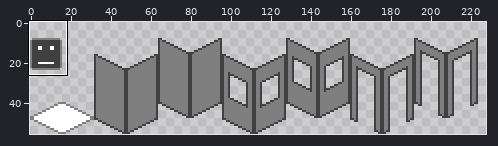
Sprite sheet: assets/iso-tile.png. Above: a wide view before the commit, with the close-up outlined.
Close-up. Before the commit:
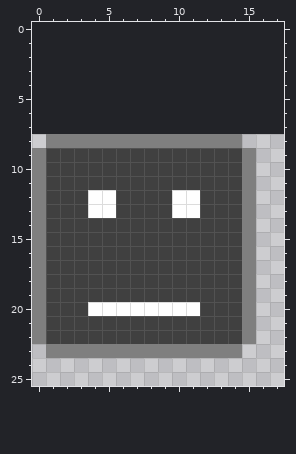
The file is 256x48 pixels. Colours within 5 levels of each other are drawn and written as one. Shown: x 0..17, y 0..25. The old version is drawn lined up with the new one, on the new canvas. The wide view leaves out empty margins. The commit also changed other parts of the picture, which this record leaves out.
Once edited:
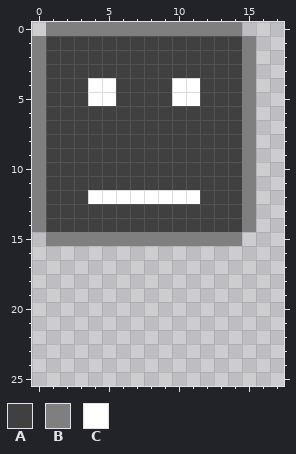
Palette (. is transparent): A #404040  B #7f7f7f  C #ffffff
The exact change:
{"change": "canvas 256x48 -> 256x56, the old top-left corner now at 0,8"}
{"y":0,"x":1,"old":"..............","new":"BBBBBBBBBBBBBB"}
{"y":1,"x":0,"old":"................","new":"BAAAAAAAAAAAAAAB"}
{"y":2,"x":0,"old":"................","new":"BAAAAAAAAAAAAAAB"}
{"y":3,"x":0,"old":"................","new":"BAAAAAAAAAAAAAAB"}
{"y":4,"x":0,"old":"................","new":"BAAACCAAAACCAAAB"}
{"y":5,"x":0,"old":"................","new":"BAAACCAAAACCAAAB"}
{"y":6,"x":0,"old":"................","new":"BAAAAAAAAAAAAAAB"}
{"y":7,"x":0,"old":"................","new":"BAAAAAAAAAAAAAAB"}
{"y":8,"x":0,"old":".BBBBBBBBBBBBBB.","new":"BAAAAAAAAAAAAAAB"}
{"y":12,"x":6,"old":"AAAA","new":"CCCC"}
{"y":13,"x":4,"old":"CC","new":"AA"}
{"y":13,"x":10,"old":"CC","new":"AA"}
{"y":15,"x":0,"old":"BAAAAAAAAAAAAAAB","new":".BBBBBBBBBBBBBB."}
{"y":16,"x":0,"old":"BAAAAAAAAAAAAAAB","new":"................"}
{"y":17,"x":0,"old":"BAAAAAAAAAAAAAAB","new":"................"}
{"y":18,"x":0,"old":"BAAAAAAAAAAAAAAB","new":"................"}
{"y":19,"x":0,"old":"BAAAAAAAAAAAAAAB","new":"................"}
{"y":20,"x":0,"old":"BAAACCCCCCCCAAAB","new":"................"}
{"y":21,"x":0,"old":"BAAAAAAAAAAAAAAB","new":"................"}
{"y":22,"x":0,"old":"BAAAAAAAAAAAAAAB","new":"................"}
{"y":23,"x":1,"old":"BBBBBBBBBBBBBB","new":".............."}
{"label":"changed","picture_box":[32,22,256,148]}
{"label":"changed","picture_box":[32,190,256,358]}
